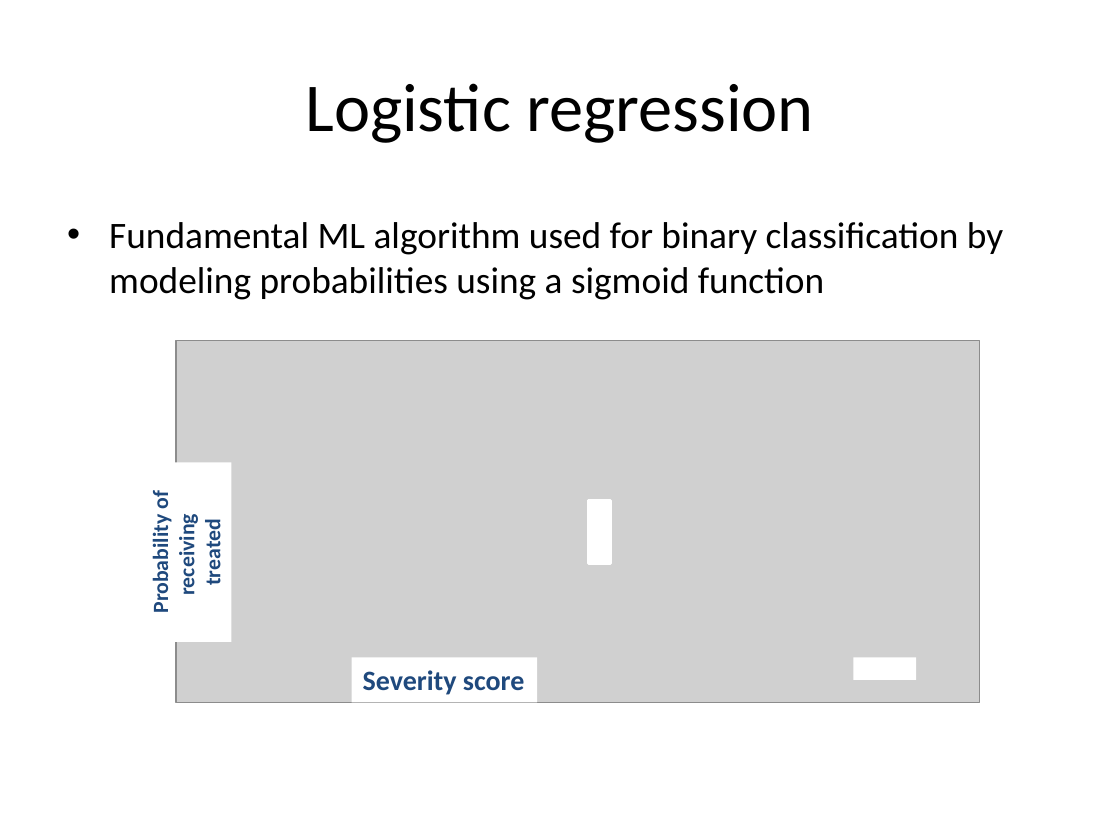
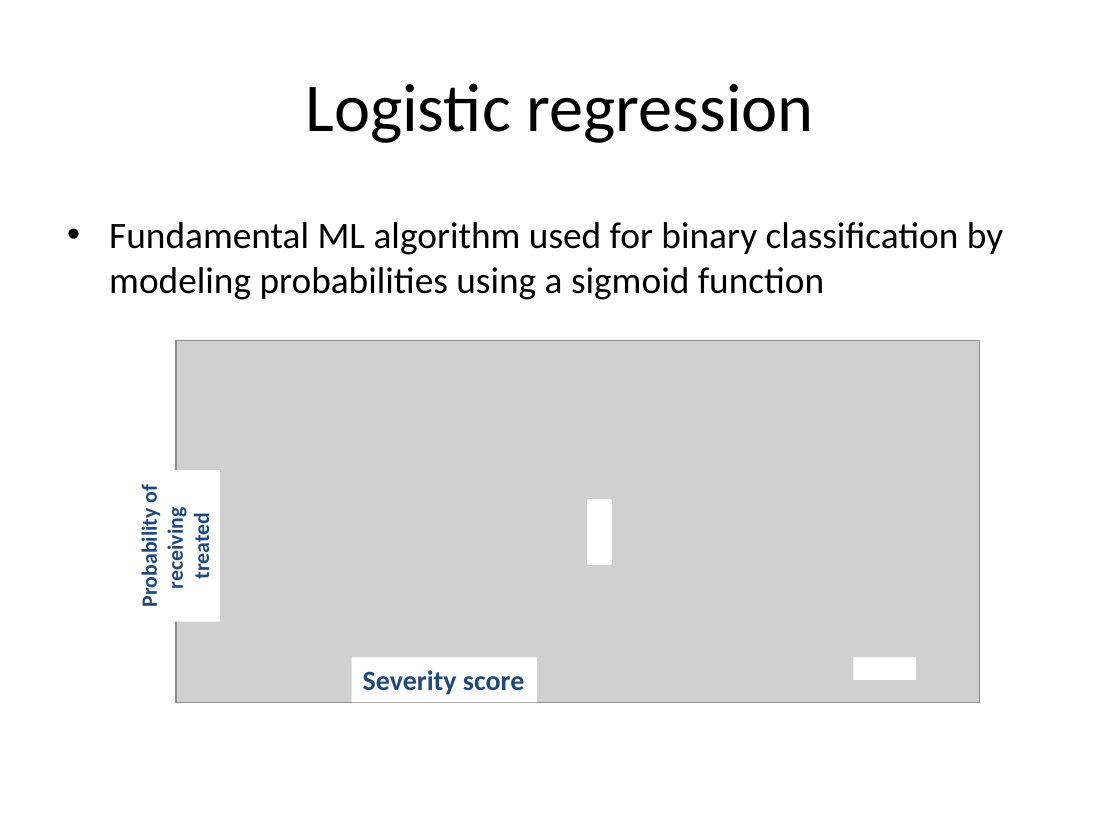
Before and after one commit to cartercompbio/PSTP_bootcamp_2026, a slide deck: slide 8 of Modules/Day_5/MatchingAlgorithms_Lecture.pptx (slide 7 before the commit). Drawn at 1120x840 pixels with LibreOffice and Linux fonts; fonts in the diff are those of the drawing; grey boxes stand for pictures. Boxes give left, top, right and bottom in pixels: in the first picture for what was removed or moved away, otherwise in the second. Text is boxed around its words. In the diff, an @@ line names an element or a change of style, - is before the commit and + after.

```diff
--- a/Modules/Day_5/MatchingAlgorithms_Lecture.pptx
+++ b/Modules/Day_5/MatchingAlgorithms_Lecture.pptx
@@ rectangle "Probability of receiving treated": place and size @@
-rectangle "Probability of receiving treated" at (141,463,231,642)
+rectangle "Probability of receiving treated" at (129,470,220,622)
```
Also in this commit, not shown: 7 other slides changed, 3 slides added.
